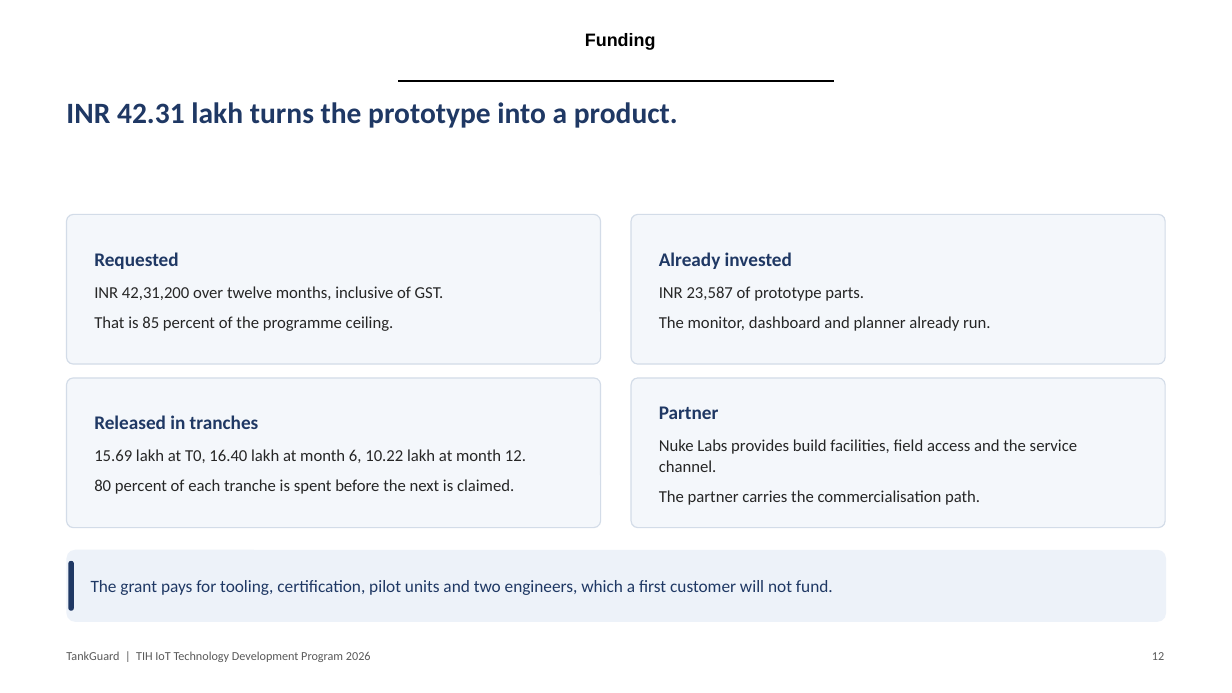
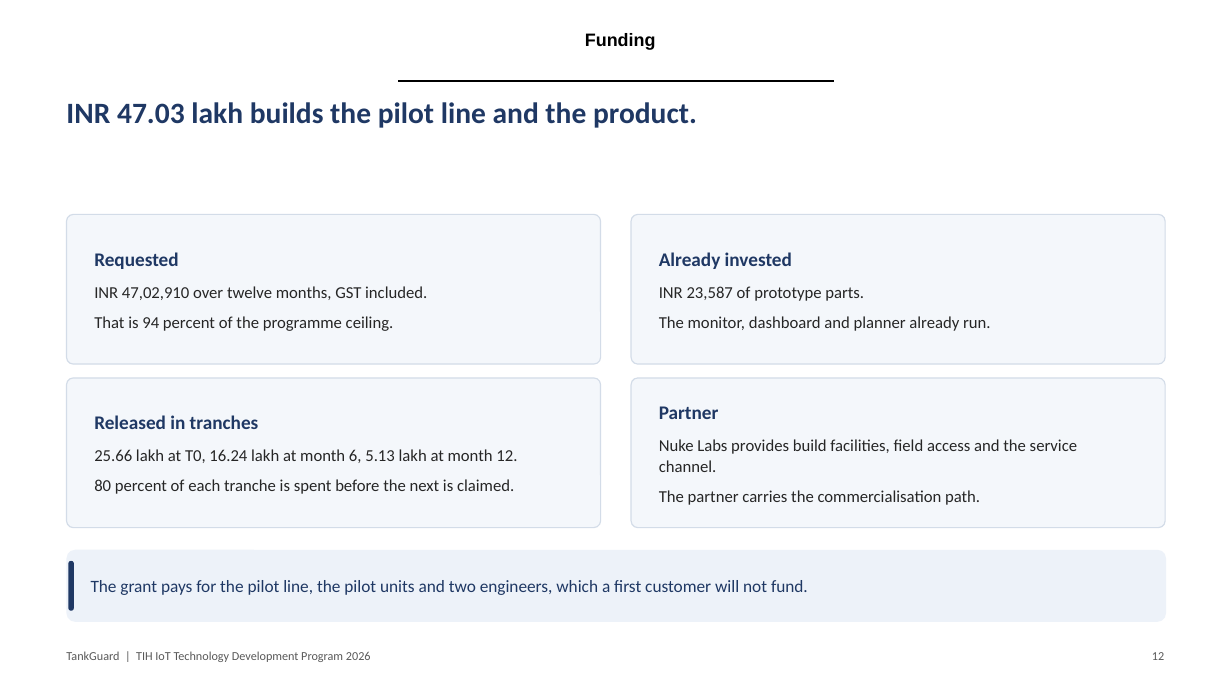
Before and after one commit to adithya-in/tankguard, a slide deck: slide 12 of docs/office/TankGuard_Presentation.pptx. Drawn at 1232x693 pixels with LibreOffice and Linux fonts; fonts in the diff are those of the drawing; background and template pictures are left out. Boxes give left, top, right and bottom in pixels: in the first picture for what was removed or moved away, otherwise in the second. Text is boxed around its words. In the diff, an @@ line names an element or a change of style, - is before the commit and + after.

Commit message:
docs: rebuild the grant around the 47 lakh pilot-line budget
The equipment head is now the pilot line itself: a used 100 T moulder, three moulds, a stencil printer, a two-head PnP, a six-zone reflow and the test bench, itemised across 17 lines.

Heads: equipment 24,27,288, manpower 7,20,000, consumables 3,40,000, travel 1,00,000, misc 17,966, contingency 1,80,263, faculty 2,00,000, GST 7,17,393. Total 47,02,910, 94 percent of the ceiling.

Tranches follow the spend: 25,66,222 at T0, 16,23,623 at month 6, 5,13,065 at month 12. Milestone 1 becomes line procurement, and the proposal gains a 4.2 equipment breakdown; the workbook gains an Equipment sheet.

The C1 controller is an ESP8266, so the appendix and the specification no longer call it an ESP32.

```diff
--- a/docs/office/TankGuard_Presentation.pptx
+++ b/docs/office/TankGuard_Presentation.pptx
@@ text at (x1=66, y1=102, x2=697, y2=128): text changed @@
-INR 42.31 lakh turns the prototype into a product.
+INR 47.03 lakh builds the pilot line and the product.
@@ text at (x1=94, y1=286, x2=427, y2=331): text changed @@
-INR 42,31,200 over twelve months, inclusive of GST.
-That is 85 percent of the programme ceiling.
+INR 47,02,910 over twelve months, GST included.
+That is 94 percent of the programme ceiling.
@@ text at (x1=94, y1=449, x2=517, y2=463): text changed @@
-15.69 lakh at T0, 16.40 lakh at month 6, 10.22 lakh at month 12.
+25.66 lakh at T0, 16.24 lakh at month 6, 5.13 lakh at month 12.
@@ text at (x1=91, y1=580, x2=808, y2=595): text changed @@
-The grant pays for tooling, certification, pilot units and two engineers, which a first customer will not fund.
+The grant pays for the pilot line, the pilot units and two engineers, which a first customer will not fund.
```
Also in this commit, not shown: 2 other slides changed, 5 other files.
